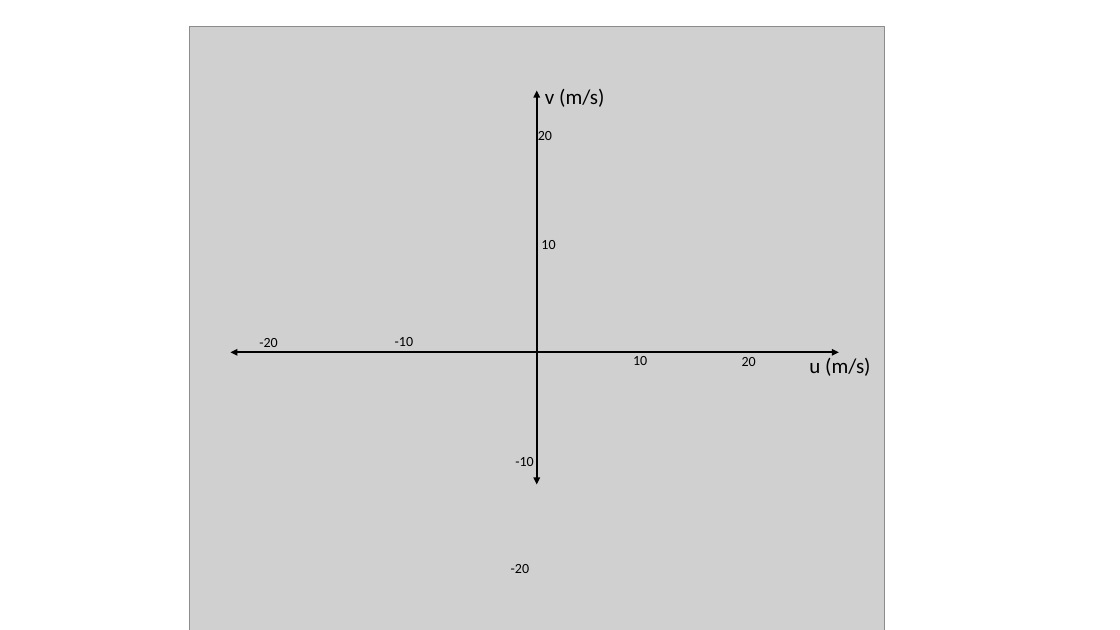
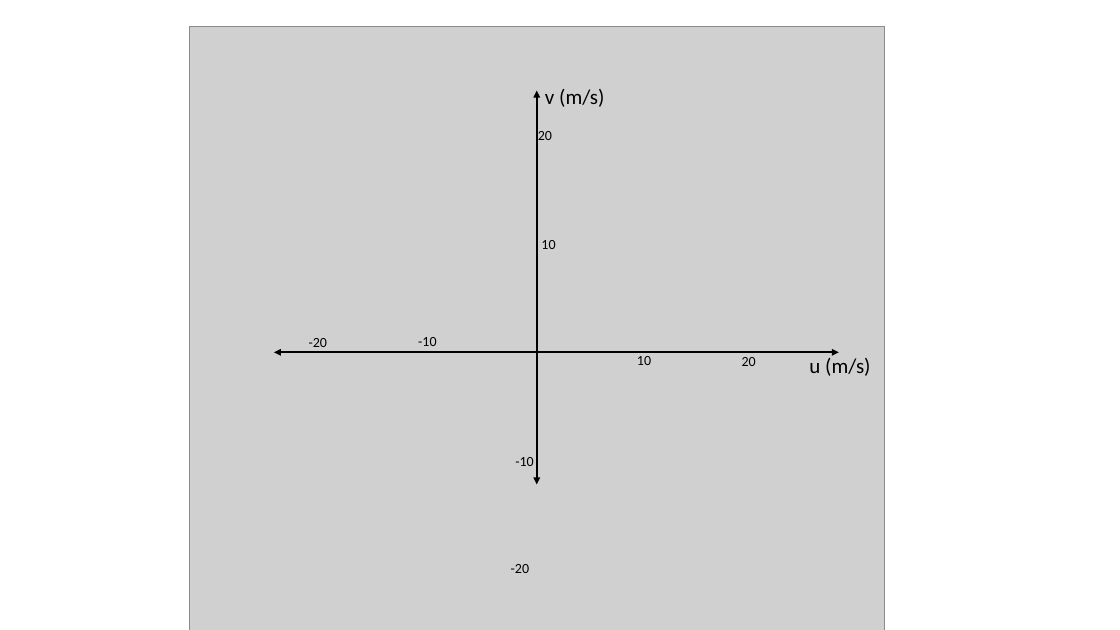
Before and after one commit to ATMOcanes/ATM651, a slide deck: slide 2 of Week1-2_basics/HW1axes.pptx. Drawn at 1120x630 pixels with LibreOffice and Linux fonts; fonts in the diff are those of the drawing; grey boxes stand for pictures. Boxes give left, top, right and bottom in pixels: in the first picture for what was removed or moved away, otherwise in the second. Text is boxed around its words. In the diff, an @@ line names an element or a change of style, - is before the commit and + after.

```diff
--- a/Week1-2_basics/HW1axes.pptx
+++ b/Week1-2_basics/HW1axes.pptx
@@ text "-20": place and size @@
-text "-20" at (259,338,277,347)
+text "-20" at (309,338,327,347)
@@ text "-10": place and size @@
-text "-10" at (395,337,413,346)
+text "-10" at (418,337,436,346)
@@ double arrow moved from (839, 352) - (230, 352) to (839, 352) - (274, 352) @@
@@ text "10": place and size @@
-text "10" at (633,356,647,365)
+text "10" at (637,356,651,365)
```
